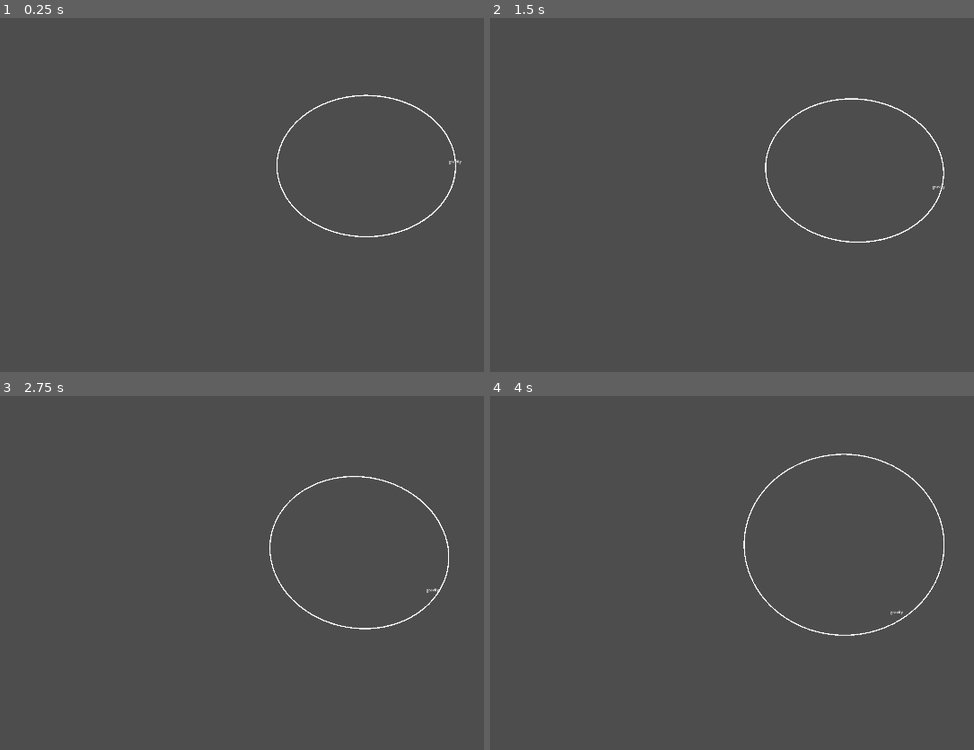
Above: before the commit, frames 1-4 (two rows, left to right).
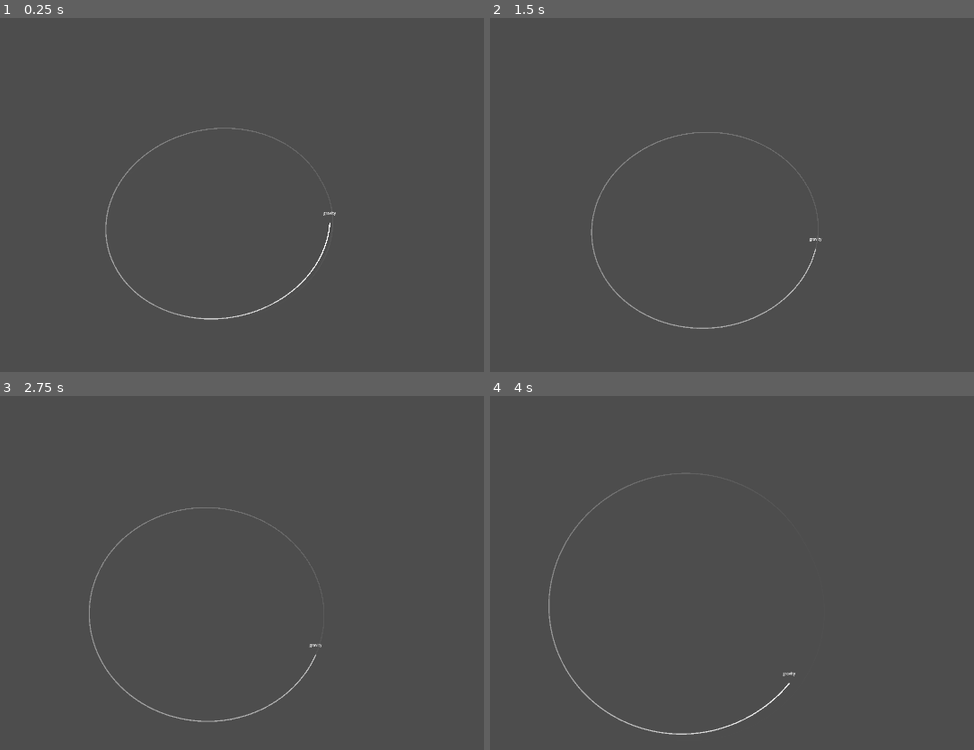
Above: after the commit, the same moments.

Repository: cmoll24/TidalVoid
Game: Godot game, scene res://src/orbit_test.tscn
Same seed, same stepped clock (60 frames per second), same inputs: the game is played once before the commit and once after it.
Inputs:
- Up to frame 1 (0.25 s): no input
- Up to frame 2 (1.5 s): tap Enter at 0.5 s; hold Right (thrust_right) 0.53-1.28 s; hold Down (thrust_down) from 1.28 s (still down)
- Up to frame 3 (2.75 s): release Down (thrust_down) at 2.03 s; hold Right (thrust_right) from 2.03 s (still down)
- Up to frame 4 (4 s): release Right (thrust_right) at 2.78 s; hold Down (thrust_down) 2.78-3.53 s; hold Left (thrust_left) from 3.53 s (still down)

The runs differ from the first frame. In frame 1, 0.9% of the frame differs, in the area x 21-96%, y 21-86%; in frame 2, 0.9%; in frame 3, 0.9%; in frame 4, 1.0%, in the area x 12-94%, y 16-96%.

Commit message:
Added a second planet to the test scene

Diff:
--- a/tidal-void/src/orbit_test.tscn
+++ b/tidal-void/src/orbit_test.tscn
@@ -5,27 +5,38 @@
 [ext_resource type="PackedScene" uid="uid://ee06mynd5n8m" path="res://src/player/InputHandler.tscn" id="3_gen7d"]
 [ext_resource type="PackedScene" uid="uid://db3gtf6gcmmhf" path="res://src/orbit/trajectory_predictor.tscn" id="4_je76y"]
 
+[sub_resource type="Gradient" id="Gradient_je76y"]
+offsets = PackedFloat32Array(0, 0.61728394, 1)
+colors = PackedColorArray(1, 1, 1, 1, 0.33, 0.33, 0.33, 0.38431373, 0.33, 0.33, 0.33, 0)
+
 [node name="OrbitTestScene" type="Node2D" unique_id=730832755]
 
 [node name="Planet" parent="." unique_id=519984572 instance=ExtResource("1_4heml")]
-position = Vector2(834, 507)
+position = Vector2(423, 690)
 mass = 3000.0
+pull_radius = 700.0
+collision_radius = 70.0
+
+[node name="Planet2" parent="." unique_id=1740166484 instance=ExtResource("1_4heml")]
+position = Vector2(1384, 259)
+mass = 1500.0
 collision_radius = 70.0
 
 [node name="Player" parent="." unique_id=1840910455 node_paths=PackedStringArray("gravity_sources") instance=ExtResource("2_gnnns")]
-position = Vector2(1219, 508)
+position = Vector2(883, 646)
 linear_velocity = Vector2(0, 55)
 thrust_power = 10.0
-gravity_sources = [NodePath("../Planet")]
+gravity_sources = [NodePath("../Planet"), NodePath("../Planet2")]
 
 [node name="InputHandler" parent="." unique_id=1484923074 node_paths=PackedStringArray("player") instance=ExtResource("3_gen7d")]
 player = NodePath("../Player")
 
 [node name="TrajectoryPredictor" parent="." unique_id=401195789 node_paths=PackedStringArray("line", "gravity_sources", "player") instance=ExtResource("4_je76y")]
 line = NodePath("../Line2D")
-steps = 5000
-gravity_sources = [NodePath("../Planet")]
+steps = 2000
+gravity_sources = [NodePath("../Planet"), NodePath("../Planet2")]
 player = NodePath("../Player")
 
 [node name="Line2D" type="Line2D" parent="." unique_id=203975512]
 width = 3.0
+gradient = SubResource("Gradient_je76y")
